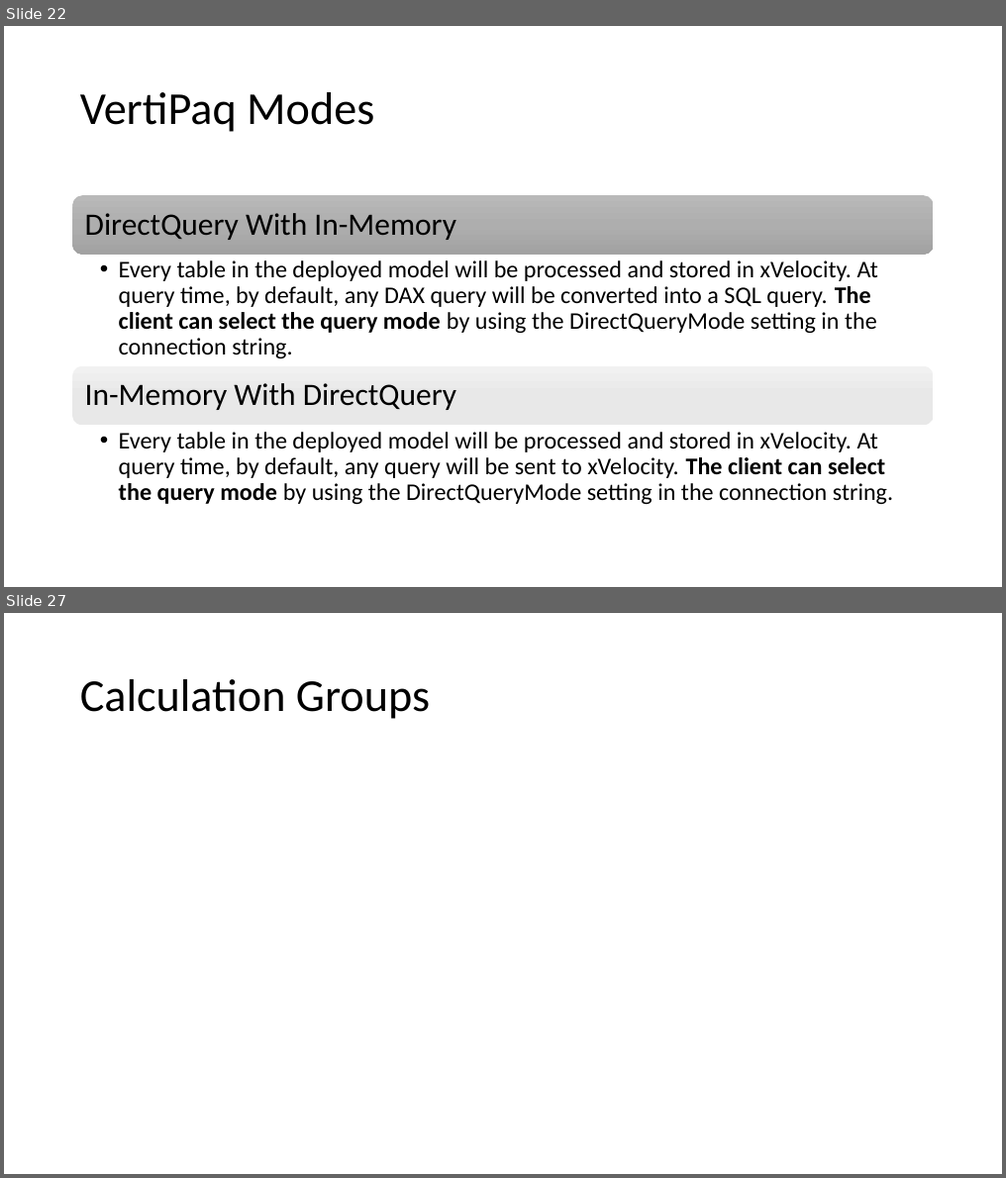
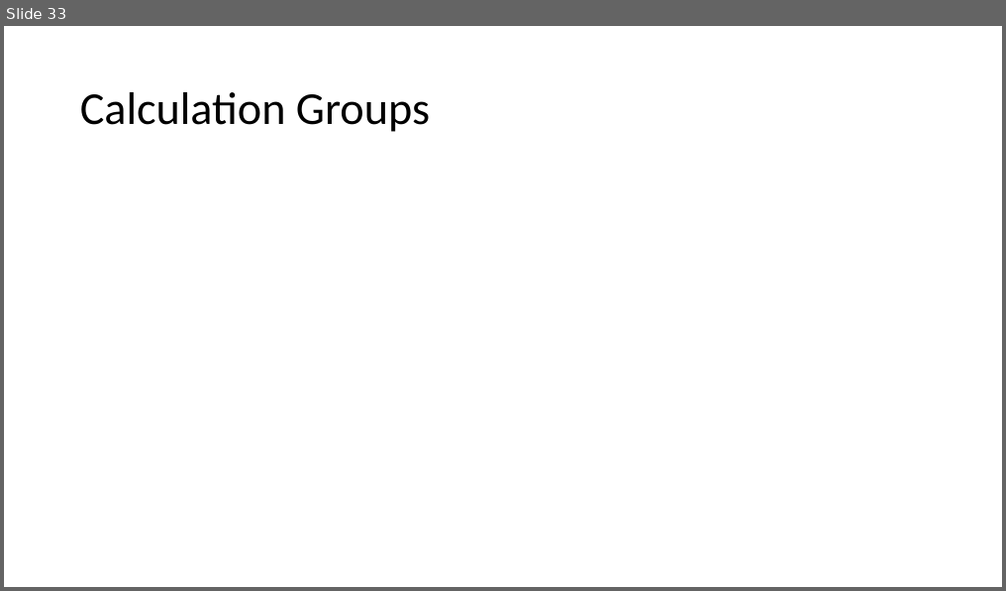
Before and after one commit to LukasSteindl/tabularmodelforfinance, a slide deck: Slides.pptx. Shown one above the other, each under a label of ours: slides 22 and 27 before the commit, slide 33 after it; the slides between them are not shown. The pictures are 1006x1178 and 1006x591 pixels, drawn with LibreOffice and Linux fonts; fonts in the diff are those of the drawing. Boxes give left, top, right and bottom in pixels: in the first picture for what was removed or moved away, otherwise in the second. Text is boxed around its words. In the diff, an @@ line names an element or a change of style, - is before the commit and + after.

Commit message:
updated model and added slides

```diff
--- a/Slides.pptx
+++ b/Slides.pptx
@@ slide 22 removed at [4,26,1002,587], background #FFFFFF @@
@@ title removed at [80,92,374,132] @@
-VertiPaq Modes
@@ group removed at [73,195,934,504]: 4 texts, 2 rounded rectangles @@
-DirectQuery With In-Memory
-  • Every table in the deployed model will be processed and stored in xVelocity. At query time, by default, any DAX query will be converted into a SQL query. The client can select the query mode by using the DirectQueryMode setting in the connection string.
-In-Memory With DirectQuery
-  • Every table in the deployed model will be processed and stored in xVelocity. At query time, by default, any query will be sent to xVelocity. The client can select the query mode by using the DirectQueryMode setting in the connection string.
@@ what was slide 27 is now slide 33 @@
```
Also in this commit, not shown: 14 slides changed, 9 slides added, 2 other slides removed, 2 other files.
